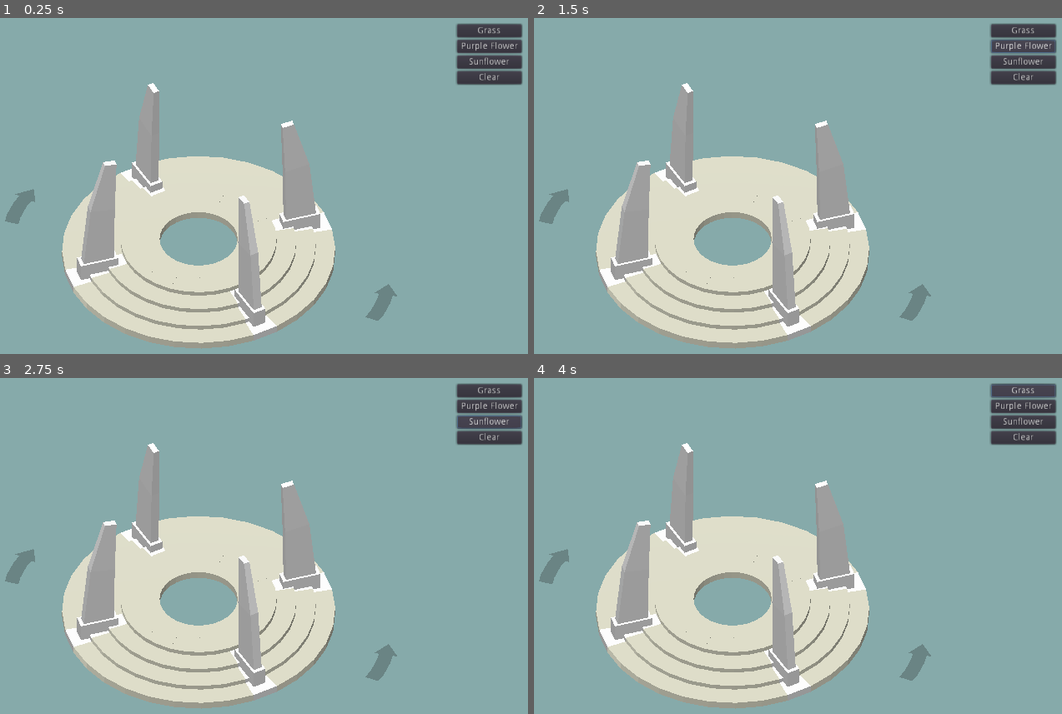
Above: before the commit, frames 1-4 (two rows, left to right).
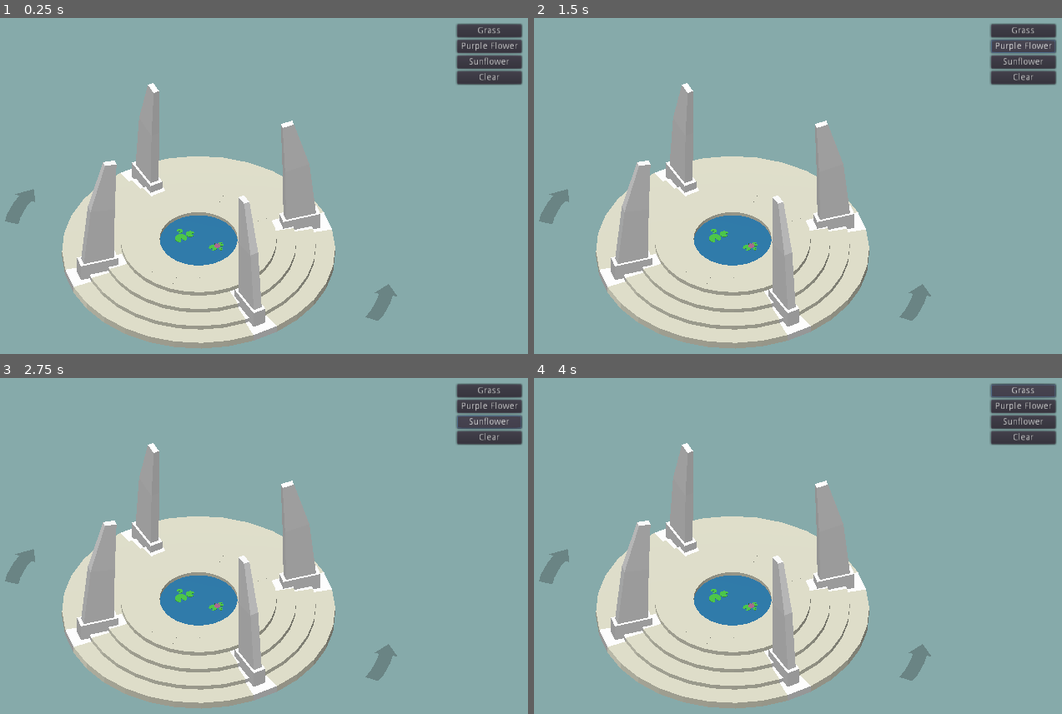
Above: after the commit, the same moments.

Repository: Th1nkK1D/the-monument-garden
Game: Godot game, scene res://scenes/Main.tscn
Same seed, same stepped clock (60 frames per second), same inputs: the game is played once before the commit and once after it.
Inputs:
- Up to frame 1 (0.25 s): no input
- Up to frame 2 (1.5 s): click "Grass" at 0.5 s; click "Purple Flower" at 1.25 s
- Up to frame 3 (2.75 s): click "Sunflower" at 2 s
- Up to frame 4 (4 s): click "Clear" at 2.75 s; click "Grass" at 3.5 s

The runs differ from the first frame. In frame 1, 1.7% of the frame differs, in the area x 30-46%, y 58-74%; in frame 2, 1.7%; in frame 3, 1.7%; in frame 4, 1.7%.

Commit message:
Add lilypad pond

Diff:
--- a/scenes/Main.tscn
+++ b/scenes/Main.tscn
@@ -10,6 +10,8 @@
 [ext_resource path="res://menus/Menu.tscn" type="PackedScene" id=8]
 [ext_resource path="res://scenes/Main.gd" type="Script" id=9]
 [ext_resource path="res://scenes/World.gd" type="Script" id=10]
+[ext_resource path="res://plants/lilypad.glb" type="PackedScene" id=11]
+[ext_resource path="res://plants/flower_purple.glb" type="PackedScene" id=12]
 
 [sub_resource type="Environment" id=1]
 background_mode = 1
@@ -17,6 +19,13 @@
 ambient_light_color = Color( 0.996078, 0.992157, 0.992157, 1 )
 ambient_light_energy = 0.5
 
+[sub_resource type="CylinderMesh" id=2]
+
+[sub_resource type="SpatialMaterial" id=3]
+albedo_color = Color( 0.243137, 0.607843, 0.847059, 1 )
+metallic = 0.49
+roughness = 0.49
+
 [node name="Main" type="Spatial"]
 script = ExtResource( 9 )
 
@@ -407,6 +416,34 @@
 [node name="pillar4" parent="World/buildings" instance=ExtResource( 6 )]
 transform = Transform( 0.707107, 0, -0.707107, 0, 1, 0, 0.707107, 0, 0.707107, 0, 0, 0 )
 
+[node name="pond" type="Spatial" parent="World"]
+
+[node name="water" type="MeshInstance" parent="World/pond"]
+transform = Transform( 2, 0, 0, 0, 0.5, 0, 0, 0, 2, 0, 0.687912, 0 )
+mesh = SubResource( 2 )
+material/0 = SubResource( 3 )
+
+[node name="lilypad" parent="World/pond" instance=ExtResource( 11 )]
+transform = Transform( -0.957752, 0, 0.287594, 0, 1, 0, -0.287594, 0, -0.957752, 1.12214, 1.20283, -0.240433 )
+
+[node name="lilypad6" parent="World/pond" instance=ExtResource( 11 )]
+transform = Transform( -0.670427, 0, 0.201316, 0, 1, 0, -0.201316, 0, -0.670427, 1.25983, 1.20283, 0.0758972 )
+
+[node name="lilypad5" parent="World/pond" instance=ExtResource( 11 )]
+transform = Transform( 1, 0, 0, 0, 1, 0, 0, 0, 1, -1.18147, 1.20284, -0.393349 )
+
+[node name="lilypad2" parent="World/pond" instance=ExtResource( 11 )]
+transform = Transform( 0.336704, 0, 1.97145, 0, 1, 0, -1.97145, 0, 0.336704, -0.943156, 1.20281, 0.0977249 )
+
+[node name="lilypad3" parent="World/pond" instance=ExtResource( 11 )]
+transform = Transform( -1.08475, 0, 0.885049, 0, 1, 0, -0.885049, 0, -1.08475, -0.611683, 1.20281, -0.372936 )
+
+[node name="lilypad4" parent="World/pond" instance=ExtResource( 11 )]
+transform = Transform( 1.3341, 0, 0.424459, 0, 1, 0, -0.424459, 0, 1.3341, 0.856613, 1.20283, 0.154255 )
+
+[node name="flower_purple" parent="World/pond" instance=ExtResource( 12 )]
+transform = Transform( 0.354993, 0, 0.934869, 0, 1, 0, -0.934869, 0, 0.354993, 1.07907, 0.515915, -0.0102005 )
+
 [node name="Control" type="Spatial" parent="."]
 
 [node name="ArrowAntiClockWise" parent="Control" instance=ExtResource( 7 )]
Binary file added: plants/lilypad.glb
Not shown, added: plants/lilypad.glb.import
Not shown: 1 places in scenes/Main.tscn that only renumber resources
